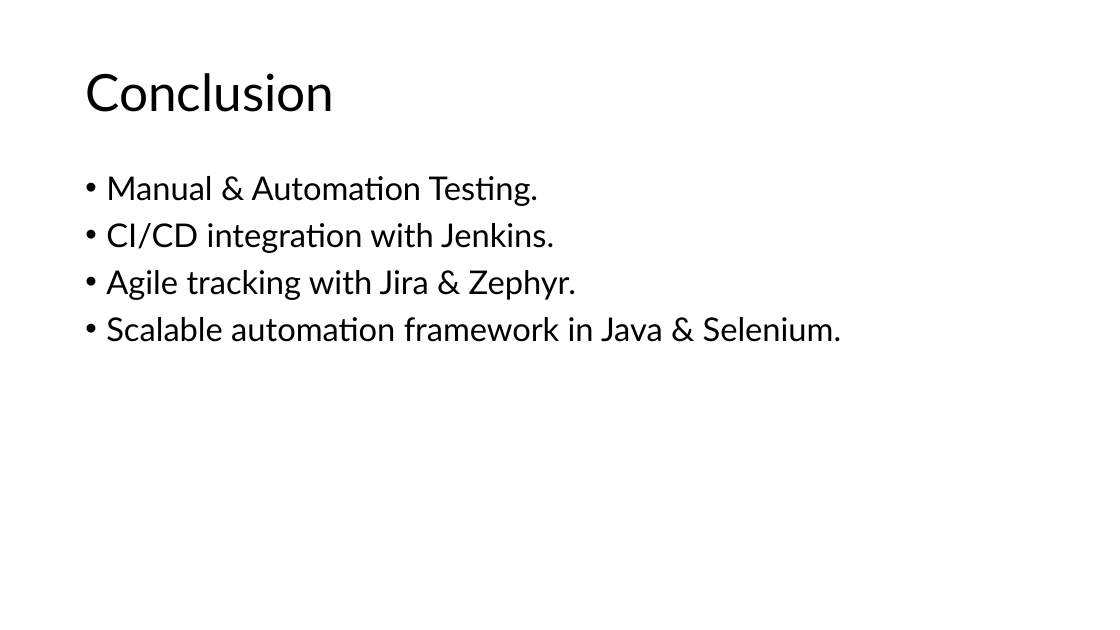
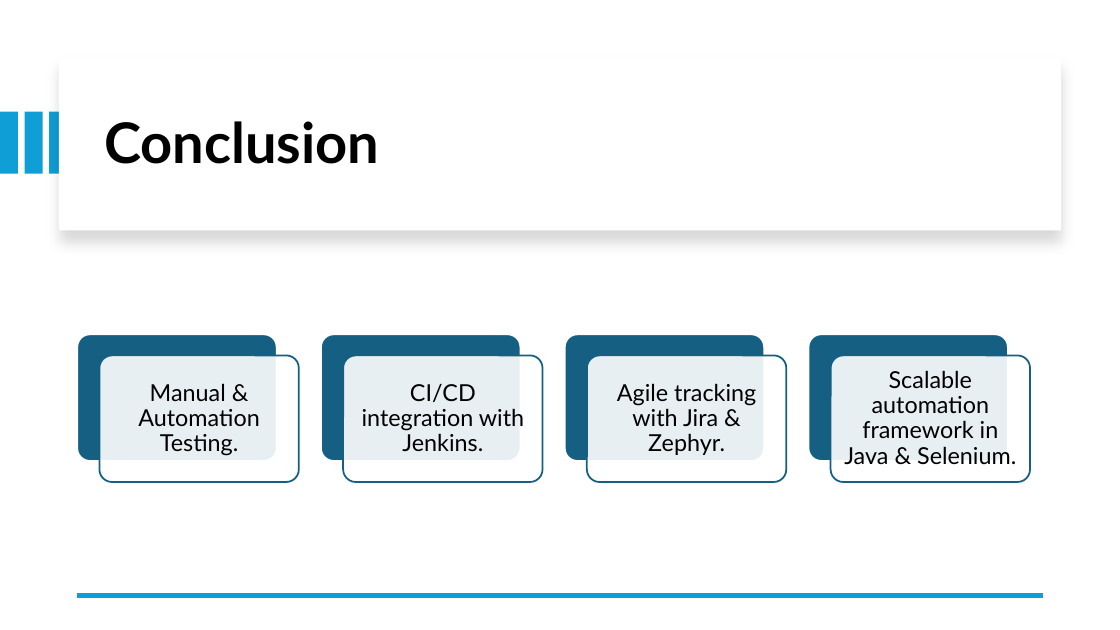
Before and after one commit to kirankumar792001/SauceDemo_CapstoneProject, a slide deck: slide 13 of PPT.pptx (slide 12 before the commit). Drawn at 1120x630 pixels with LibreOffice and Linux fonts; fonts in the diff are those of the drawing. Boxes give left, top, right and bottom in pixels: in the first picture for what was removed or moved away, otherwise in the second. Text is boxed around its words. In the diff, an @@ line names an element or a change of style, - is before the commit and + after.

Commit message:
Did some changes in PPT

```diff
--- a/PPT.pptx
+++ b/PPT.pptx
@@ rectangle added at [59, 56, 1061, 230], fill #FFFFFF @@
@@ title "Conclusion": place and size @@
-title "Conclusion" at [85, 73, 334, 112]
+title "Conclusion" at [104, 121, 379, 164]
@@ title "Conclusion" at [104, 121, 379, 164]: size 44 to 48 pt, bold on @@
@@ rectangle added at [0, 112, 18, 174], fill #0F9ED5 @@
@@ rectangle added at [24, 112, 42, 174], fill #0F9ED5 @@
@@ rectangle added at [50, 112, 67, 174], fill #0F9ED5 @@
@@ text removed at [106, 176, 842, 342] @@
-• Manual & Automation Testing.
-• CI/CD integration with Jenkins.
-• Agile tracking with Jira & Zephyr.
-• Scalable automation framework in Java & Selenium.
@@ group added at [77, 334, 1030, 482]: 8 rounded rectangles, 4 texts @@
+Manual & Automation Testing.
+CI/CD integration with Jenkins.
+Agile tracking with Jira & Zephyr.
+Scalable automation framework in Java & Selenium.
@@ line added from (1044, 596) to (77, 596), #0F9ED5 4.5 pt @@
```
Also in this commit, not shown: 12 other slides changed, 1 slide added.
